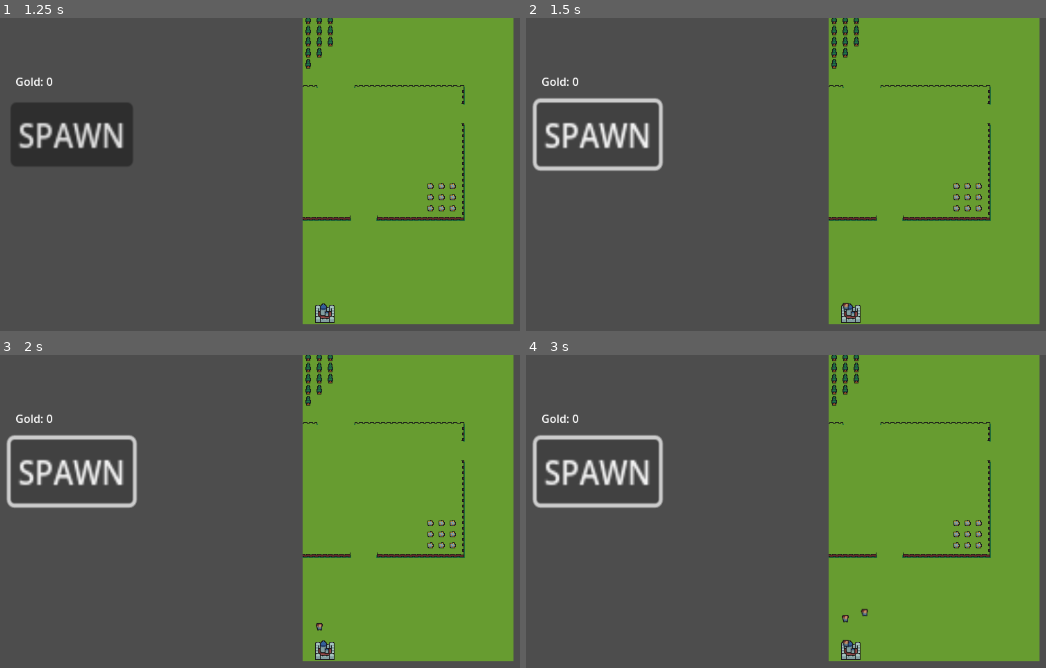
Above: before the commit, frames 1-4 (two rows, left to right).
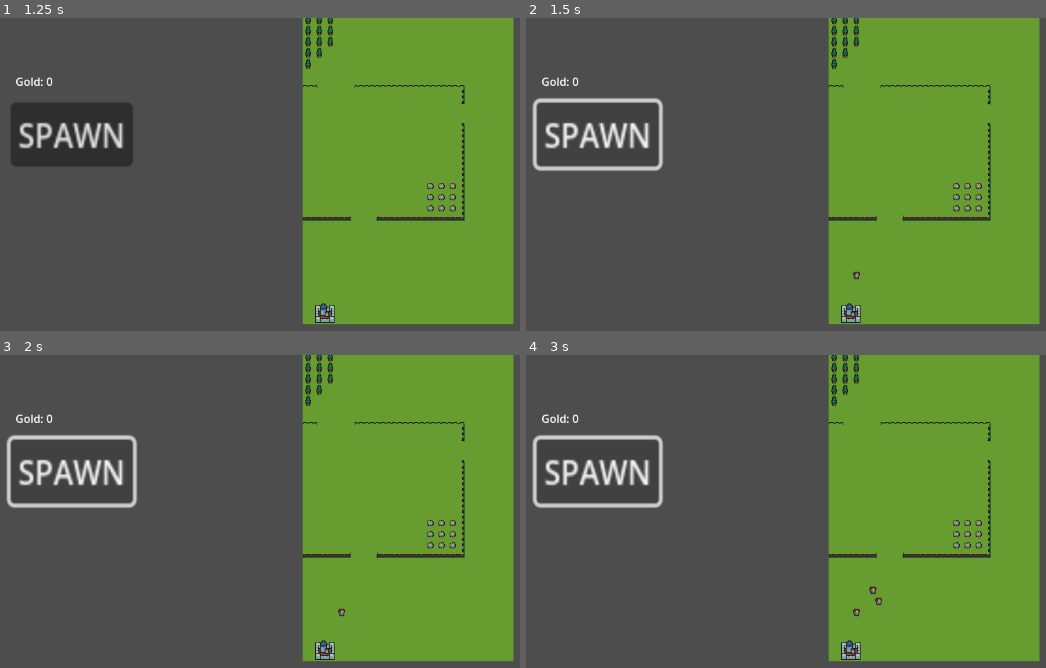
Above: after the commit, the same moments.

Repository: AndreastiUia/BachelorProject
Game: Godot game, scene res://menu.tscn
Same seed, same stepped clock (60 frames per second), same inputs: the game is played once before the commit and once after it.
Inputs:
- Up to frame 1 (1.25 s): click "Start" at 0.5 s
- Up to frame 2 (1.5 s): click "SPAWN" at 1.25 s
- Up to frame 3 (2 s): no input
- Up to frame 4 (3 s): click "SPAWN" at 2 s; click "SPAWN" at 2.75 s

Frame 1 is identical in both runs. In frame 2, less than 0.1% of the frame differs, in the area x 60-65%, y 81-94%; in frame 3, less than 0.1%; in frame 4, 0.2%, in the area x 60-69%, y 73-94%.

Commit message:
Hardcoded if-statement is working. Need to read statement from array

Diff:
--- a/bot.gd
+++ b/bot.gd
@@ -3,7 +3,7 @@
 @onready var tile_map = $"../TileMap"
 
 # Bot atributes
-var SPEED = 50
+var SPEED = 500
 var idle = true
 
 # Pathfinding
@@ -21,7 +21,9 @@
 var program_index = 0
 var program_loop_index = []
 var program_loop_end_index = []
-var program_array = [program_func.WHILE_START, program_func.MOVE_TO_POS, Vector2i(1,-5), program_func.MOVE_TO_POS, Vector2i(5,-6),program_func.WHILE_START, program_func.MOVE_UP, program_func.WHILE_BREAK, program_func.WHILE_END, program_func.WHILE_END, program_func.MOVE_UP]
+var program_if_not_index = []
+var program_if_end_index = []
+var program_array = [program_func.WHILE_START, program_func.MOVE_TO_POS, Vector2i(1,-5), program_func.MOVE_TO_POS, Vector2i(5,-6),program_func.WHILE_START, program_func.MOVE_UP, program_func.IF, "5 < 10", program_func.WHILE_BREAK, program_func.IF_END, program_func.WHILE_END, program_func.WHILE_END, program_func.MOVE_UP]
 enum program_func {MOVE_LEFT, MOVE_RIGHT, MOVE_UP, MOVE_DOWN, MOVE_TO_POS, WHILE_START, WHILE_BREAK, WHILE_END, IF, IF_NOT, IF_END, SEARCH, GATHER_RESOURCE}
 
 
@@ -157,7 +159,7 @@
 			# Intereate trough the program_array to find the next loop_end
 			program_loop_index.append(program_index)
 			while function[program_index] != program_func.WHILE_END || program_loop_end_index.find(program_index) > -1:
-				if function[program_index] == program_func.MOVE_TO_POS:
+				if function[program_index] == program_func.MOVE_TO_POS || function[program_index] == program_func.IF:
 					program_index += 2
 				else:
 					program_index += 1
@@ -173,4 +175,44 @@
 			program_loop_index.pop_back()
 			program_loop_end_index.pop_front()
 
+		program_func.IF:
+			# Iterate trough the program_array to find the next if_end
+			# Increment 1 to save the position of the if statement to test
+			program_index += 1
+			var temp_program_index = program_index
+			var if_count = 0
+			# Increment 1 to prevent error when trying to check if_statement-string against enum.
+			program_index += 1
+			while function[program_index] != program_func.IF_END || program_if_end_index.find(program_index) > -1 || if_count > 0:
+				if function[program_index] == program_func.IF:
+					if_count += 1
+				if function[program_index] == program_func.MOVE_TO_POS || function[program_index] == program_func.IF:
+					program_index += 2
+				else:
+					"""
+					if function[program_index] == program_func.IF_NOT || if_count > 0:
+						program_if_not_index.append(program_index)
+					"""
+					program_index += 1
+			program_if_end_index.append(program_index)
+			program_index = temp_program_index
+
+			if !test_expression(program_array[program_index]):
+				# Since we increment the program_index after the match test,
+				# we need to decrement 1 here so that the progam_index point to the program_if_not_index. in the next match test.
+				program_index = program_if_end_index.front()
+			program_if_end_index.pop_front()
+			"""
+			program_func.IF_NOT:
+				if test_expression(program_array[program_index]):
+					program_index = program_if_end_index.front()
+					program_if_end_index.pop_front()
+			"""
 	program_index += 1
+
+func test_expression(statement):
+	var expression = Expression.new()
+	expression.parse("5 < 10", [])
+	var result = expression.execute([], self)
+	print(result)
+	return result
